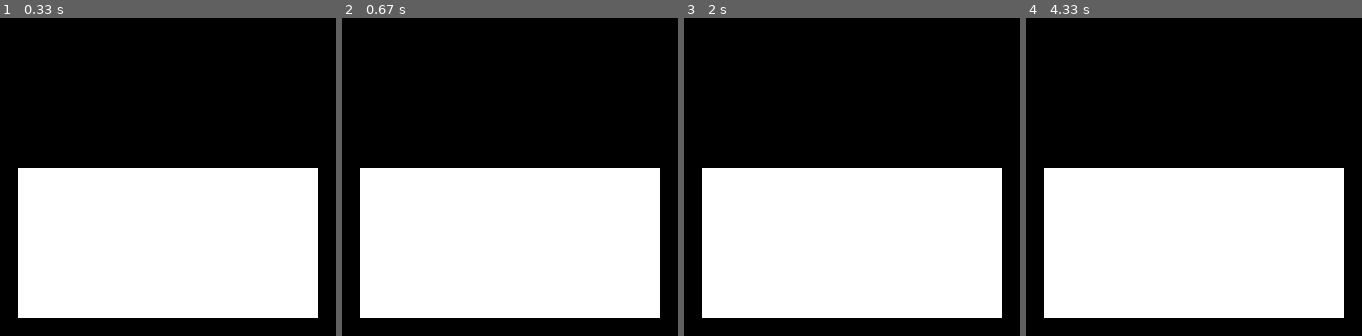
Above: before the commit, frames 1-4 (left to right).
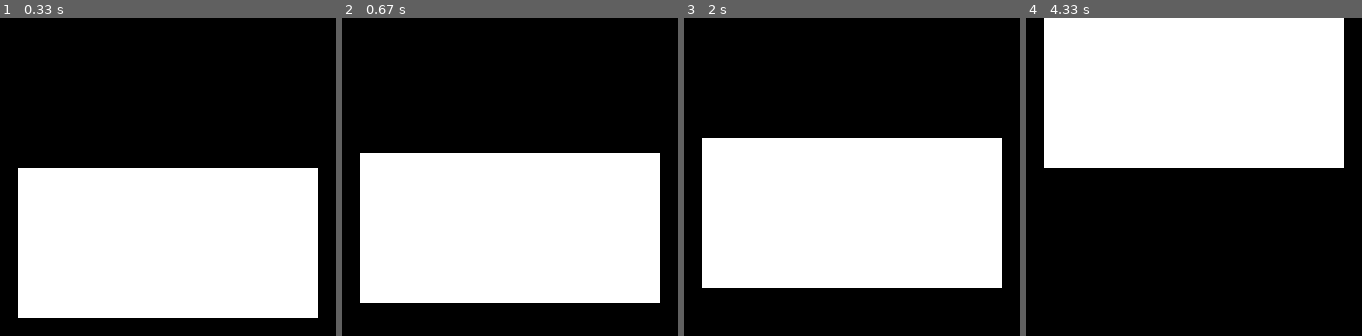
Above: after the commit, the same moments.

Repository: gulyaeve/PyGame_learning
Game: pygame game, started from app.py
The game is run twice, just before and just after one commit, with the same random seed, the same clock (stepped at 60 frames per second) and the same inputs.
Inputs:
- Up to frame 1 (0.33 s): no input
- Up to frame 2 (0.67 s): tap Enter at 0.33 s
- Up to frame 3 (2 s): tap Space at 1.67 s
- Up to frame 4 (4.33 s): tap Space at 2.07, 2.37, 2.57, 2.9, 3.2, 3.4, 3.7, 3.97, 4.3 s

Frame 1 is identical in both runs. In frame 2, 8.4% of the frame differs, in the area x 5-95%, y 42-95%; in frame 3, 17%; in frame 4, 84%, in the area x 5-95%, y 0-95%.

Commit message:
Added moved rectangle

Diff:
--- a/app.py
+++ b/app.py
@@ -6,12 +6,19 @@
 screen = pygame.display.set_mode((640, 480))
 
 rectangle = pygame.Rect(50, 50, 100, 50)
-pygame.draw.rect(screen, "white", rectangle, 0)
 
 
 while True:
-    pygame.display.flip()
+    screen.fill("black")
+
     for event in pygame.event.get():
         if event.type == pygame.QUIT:
             pygame.quit()
             sys.exit()
+
+        if event.type == pygame.KEYUP:
+            rectangle.move_ip(0, -5)
+
+    pygame.draw.rect(screen, "white", rectangle, 0)
+
+    pygame.display.flip()
